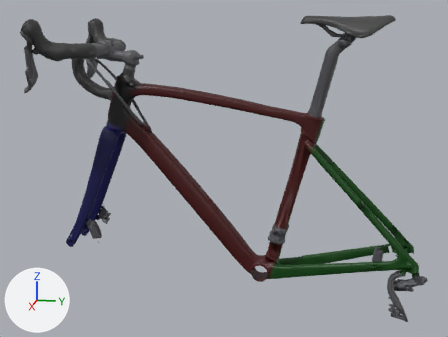
Before and after pictures for a commit that changed the glTF model apps/client/public/models/bikes/roubaix/roubaix54_lod1.glb.
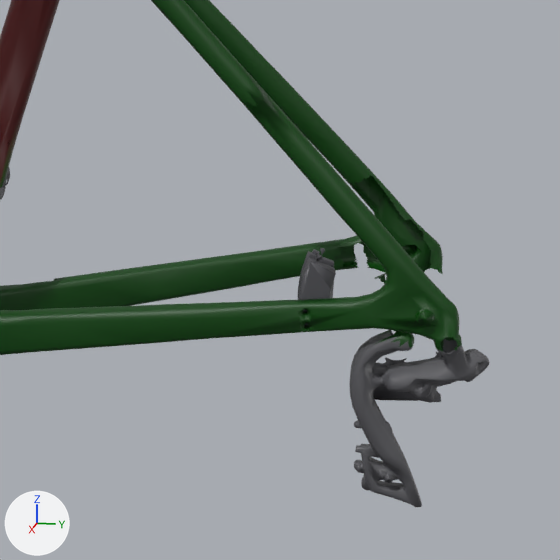
Old and new are each drawn whole from a 50 mm lens placed at (1.718, 0.228, 0.995), pointed at (0.008, -0.114, 0.568) and again close up on the part from 64% to 100% of the width and 52% to 100% of the height. The lights are fixed; the arrows at lower left show +X, +Y and +Z. The last two pictures show the newer version. Vertices at exactly the same position are counted once.

Objects in the first close-up: 'etrier_arriere', 'frame'.
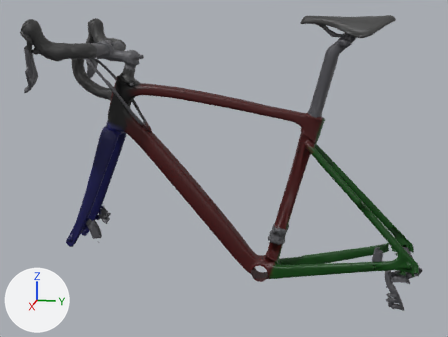
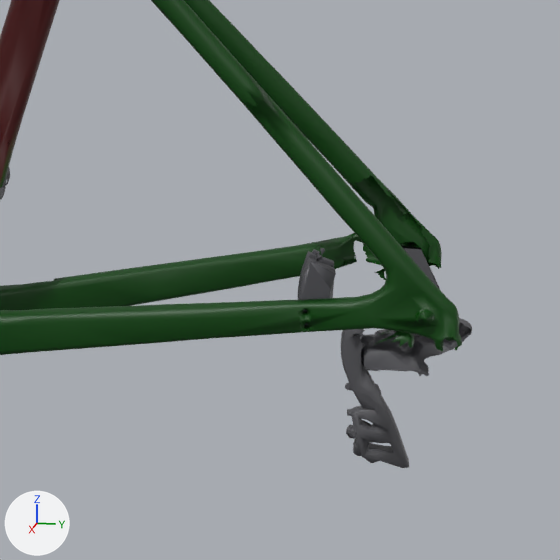
What differs and where, as boxes (x1, y1, x2, y2) in the close-ups (560 x 560 px):
'frame', reshaped
    before: (0, 0, 489, 507)
    after: (0, 0, 472, 468)
part 1 of me_frame, added
    after: (341, 318, 472, 468)
part 2 of me_frame, cut back
    before: (246, 176, 489, 507)
    after: (246, 176, 442, 289)

Patch to the scene script:
```diff
--- a/apps/client/public/models/bikes/roubaix/roubaix54_lod1.glb.py
+++ b/apps/client/public/models/bikes/roubaix/roubaix54_lod1.glb.py
@@ me_frame @@
 # used by ob_frame; location = (0.0, 0.0, 0.0)
-me_frame.from_pydata(...)  # 7841 vertices, 12996 faces; spans x -0.079..0.081, y -0.568..0.465, z 0.163..0.9
+me_frame.from_pydata(...)  # 7887 vertices, 13012 faces; spans x -0.081..0.08, y -0.568..0.465, z 0.145..0.9
+# me_frame part 1: a new loose piece of 990 vertices spanning x -0.081..-0.044, y 0.359..0.465, z 0.145..0.296, in mat_components (dark grey #59595d)
+# me_frame part 2: 513 vertices moved from x -0.079..-0.058, y 0.353..0.439, z 0.304..0.385 to x -0.081..-0.059, y 0.353..0.439, z 0.304..0.385; 997 vertices removed from x -0.076..0.081, y 0.359..0.465, z 0.163..0.313; 53 vertices added at x -0.081..-0.075, y 0.39..0.441, z 0.292..0.335
 me_frame.materials.append(mat_frame)
```
